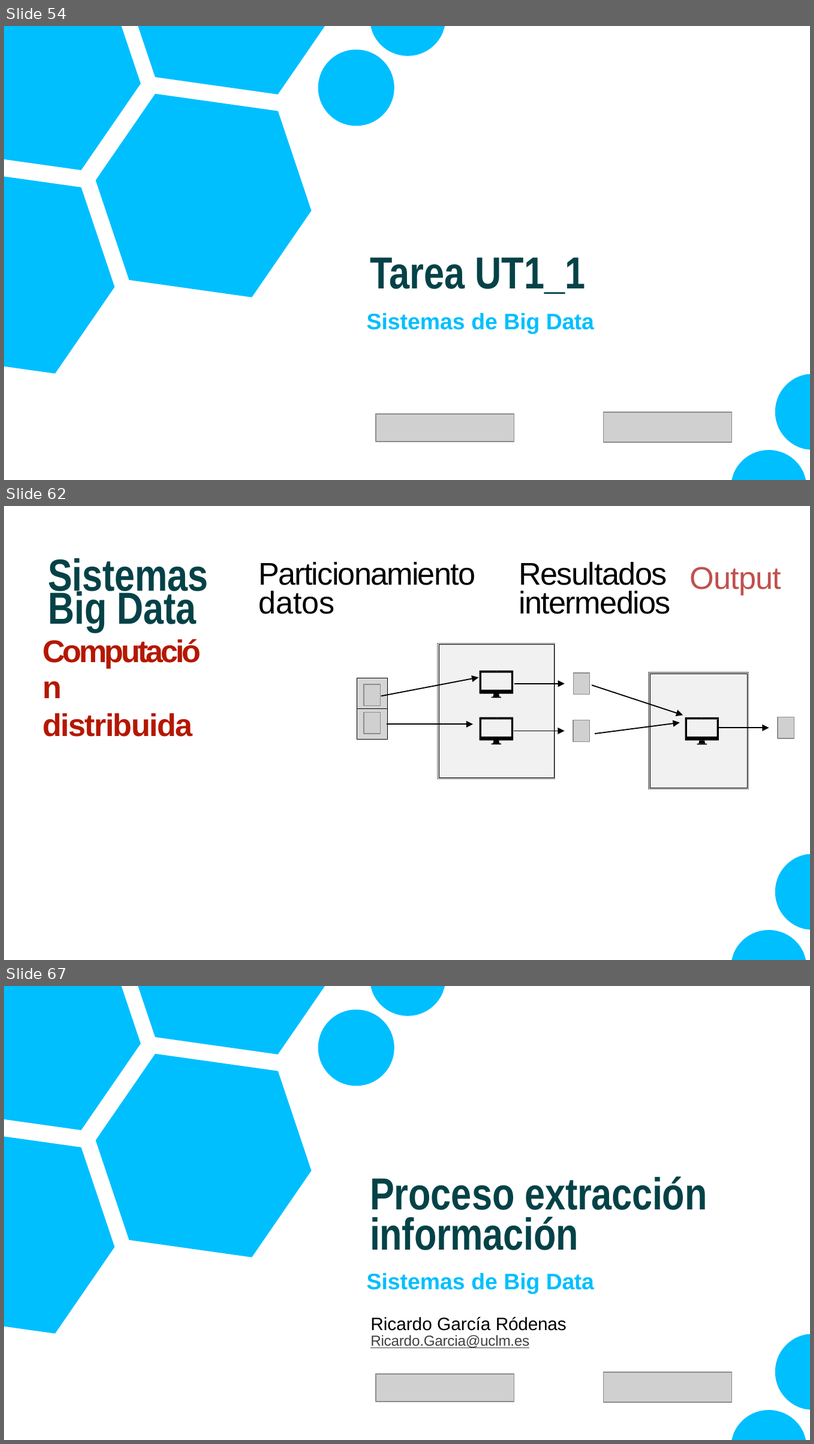
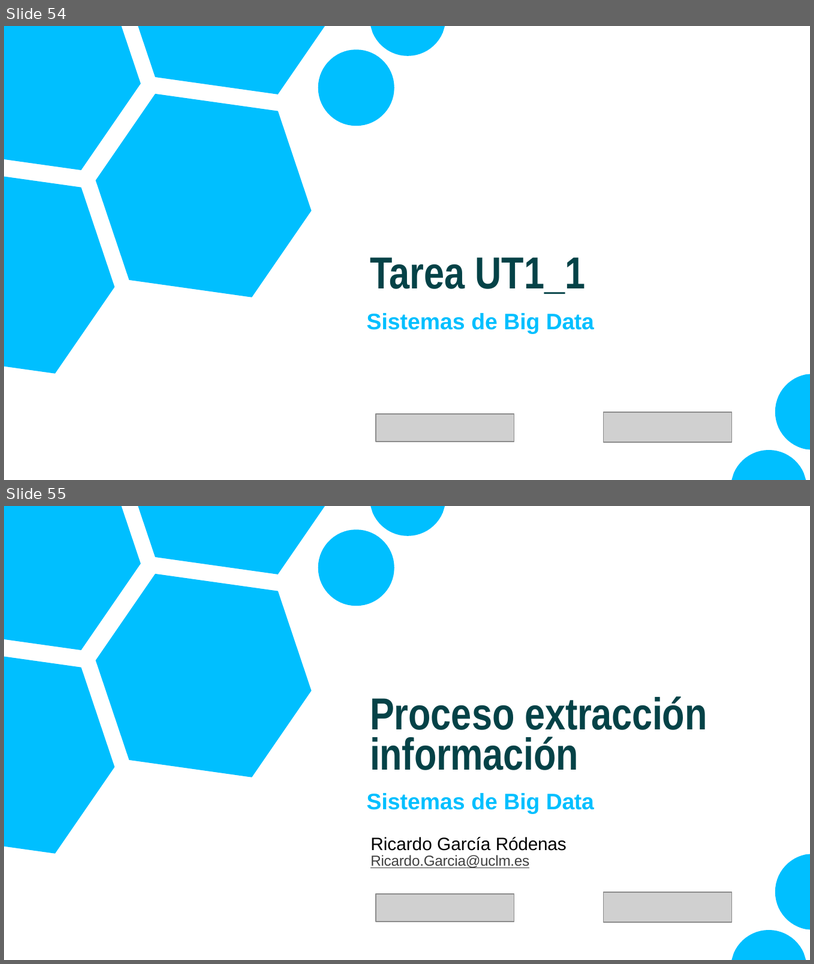
Before and after one commit to CodeWithJuancho/CE_IABD_BIU_SPS, a slide deck: SPS/UT1 - Fundamentos y Arquitectura de Big Data/UT1_1/UT1_1 - Fundamentos de Big Data.pptx. Shown one above the other, each under a label of ours: slides 54, 62 and 67 before the commit, slides 54 and 55 after it; the slides between them are not shown. The pictures are 814x1444 and 814x964 pixels, drawn with LibreOffice and Linux fonts; fonts in the diff are those of the drawing; grey boxes stand for pictures. Boxes give left, top, right and bottom in pixels: in the first picture for what was removed or moved away, otherwise in the second. Text is boxed around its words. In the diff, an @@ line names an element or a change of style, - is before the commit and + after.

```diff
--- a/SPS/UT1 - Fundamentos y Arquitectura de Big Data/UT1_1/UT1_1 - Fundamentos de Big Data.pptx
+++ b/SPS/UT1 - Fundamentos y Arquitectura de Big Data/UT1_1/UT1_1 - Fundamentos de Big Data.pptx
@@ slide 62 removed at (4, 506, 810, 960), background #FFFFFF @@
@@ title removed at (48, 558, 208, 598) @@
-Sistemas
@@ text removed at (258, 562, 476, 614) @@
-Particionamiento datos
@@ text removed at (519, 562, 671, 614) @@
-Resultados intermedios
@@ text removed at (690, 567, 782, 595) @@
-Output
@@ text removed at (42, 588, 196, 736) @@
-Big Data
-Computación
-distribuida
@@ picture removed at (573, 720, 590, 741) @@
@@ picture removed at (778, 717, 794, 738) @@
@@ group removed at (356, 643, 564, 780): 15 freeform shapes, 3 pictures @@
@@ group removed at (573, 672, 769, 789): 9 freeform shapes, 2 pictures @@
@@ freeform shape removed at (732, 853, 810, 959) @@
@@ what was slide 67 is now slide 55 @@
```
Also in this commit, not shown: 6 slides changed, 7 slides added, 15 other slides removed, 3 other files.
